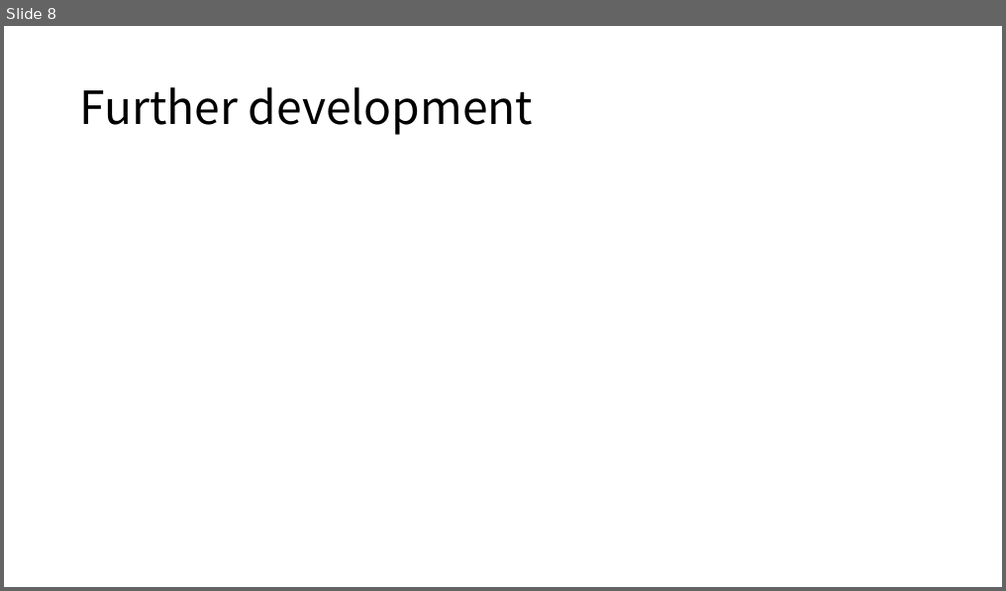
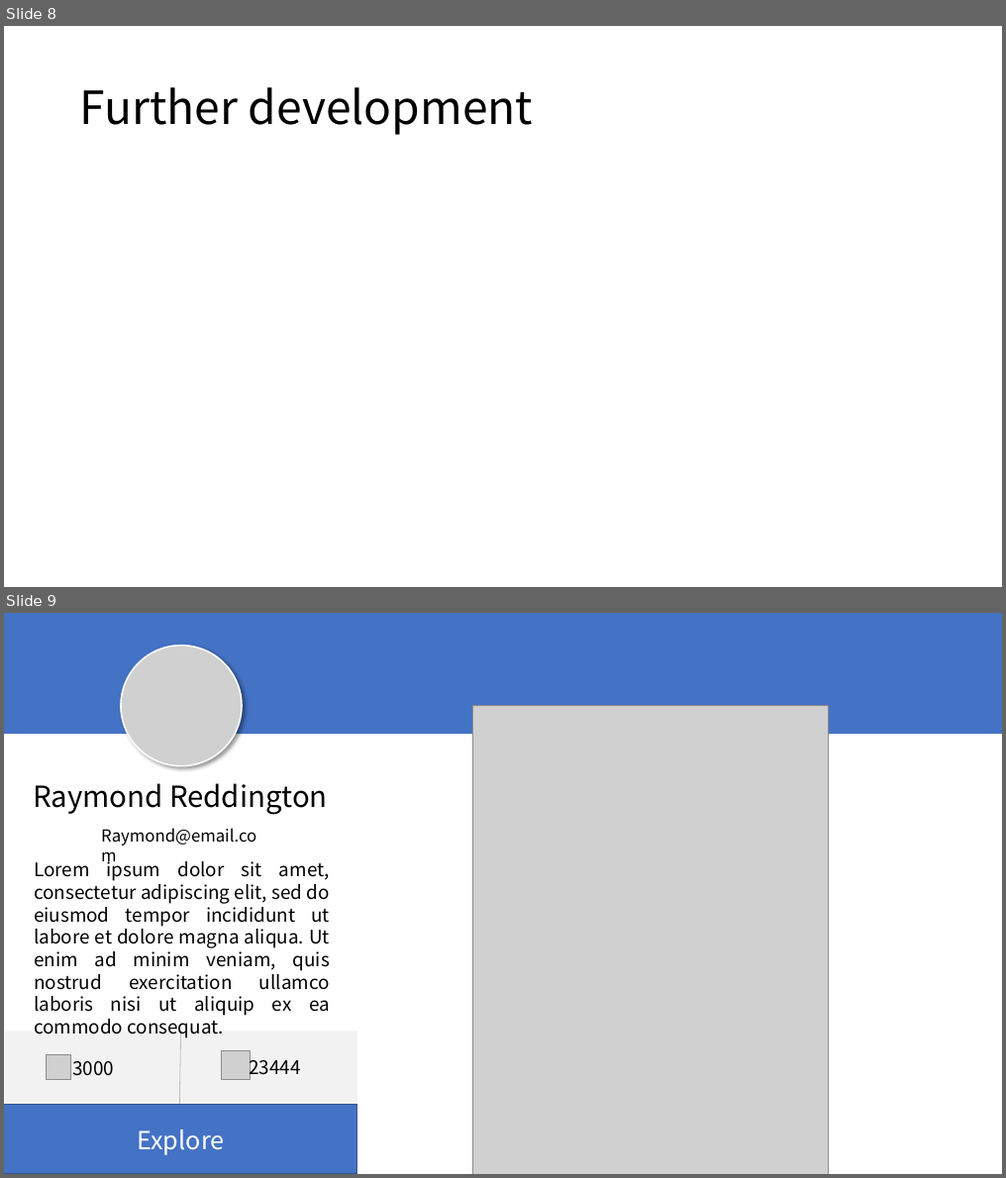
Before and after one commit to horaceyoung/Fin10-Plant-Trees, a slide deck: presentation.pptx. Shown one above the other, each under a label of ours: slide 8 before the commit, slides 8 and 9 after it. The pictures are 1006x591 and 1006x1178 pixels, drawn with LibreOffice and Linux fonts; fonts in the diff are those of the drawing; grey boxes stand for pictures. Boxes give left, top, right and bottom in pixels: in the first picture for what was removed or moved away, otherwise in the second. Text is boxed around its words. In the diff, an @@ line names an element or a change of style, - is before the commit and + after.

```diff
--- a/presentation.pptx
+++ b/presentation.pptx
@@ slide 9 added at bbox=[4, 613, 1002, 1174], background #FFFFFF @@
@@ rectangle added at bbox=[4, 613, 1002, 734], fill #4472C4 @@
@@ picture added at bbox=[121, 646, 242, 765] @@
@@ picture added at bbox=[472, 706, 829, 1174] @@
@@ text added at bbox=[33, 783, 328, 815], 28 pt, text #000000 @@
+Raymond Reddington
@@ text added at bbox=[101, 828, 256, 846], 16 pt, text #000000 @@
+Raymond@email.com
@@ text added at bbox=[34, 858, 330, 1035], 18 pt, text #000000 @@
+Lorem ipsum dolor sit amet, consectetur adipiscing elit, sed do eiusmod tempor incididunt ut labore et dolore magna aliqua. Ut enim ad minim veniam, quis nostrud exercitation ullamco laboris nisi ut aliquip ex ea commodo consequat.
@@ rectangle added at bbox=[5, 1032, 181, 1106], fill #F2F2F2, 18 pt, text #000000 @@
+3000
@@ picture added at bbox=[47, 1056, 71, 1080] @@
@@ rectangle added at bbox=[180, 1032, 357, 1106], fill #F2F2F2 @@
@@ line added from (180, 1032) to (180, 1106), #A6A6A6 0.5 pt @@
@@ picture added at bbox=[222, 1051, 251, 1079] @@
@@ text added at bbox=[249, 1056, 300, 1080], 18 pt, text #000000 @@
+23444
@@ rectangle added at bbox=[4, 1105, 357, 1174], fill #4472C4, outline #325491 1 pt, 24 pt, text #FFFFFF @@
+Explore
```
Also in this commit, not shown: 2 slides changed, 4 other files.
